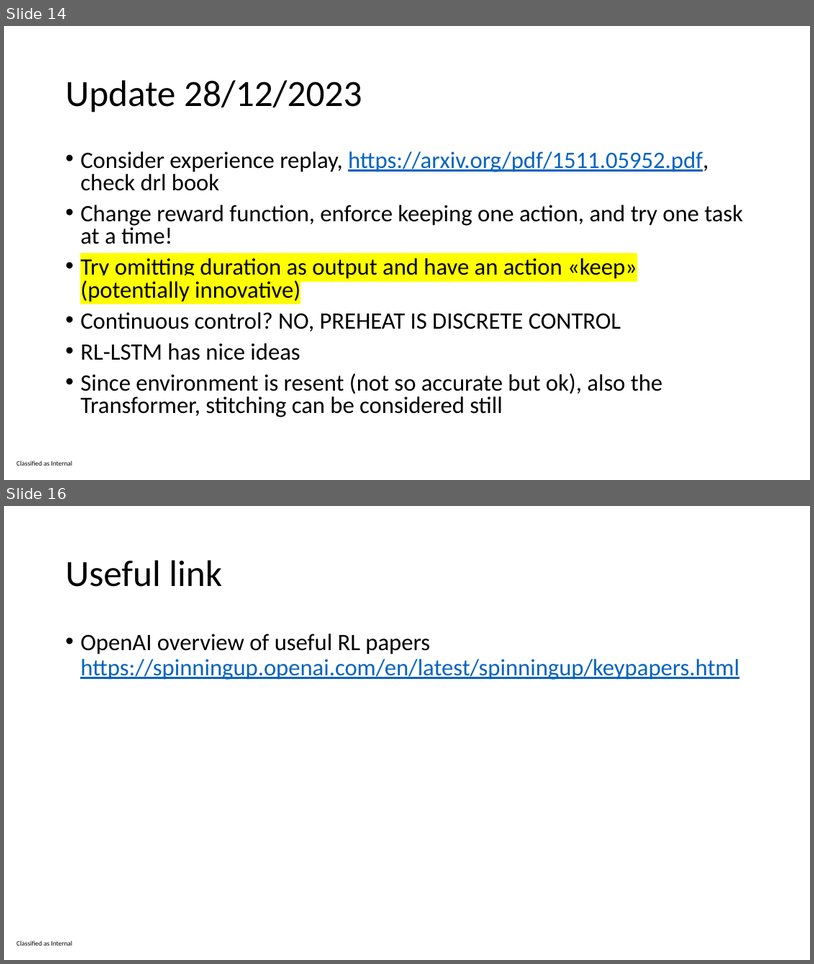
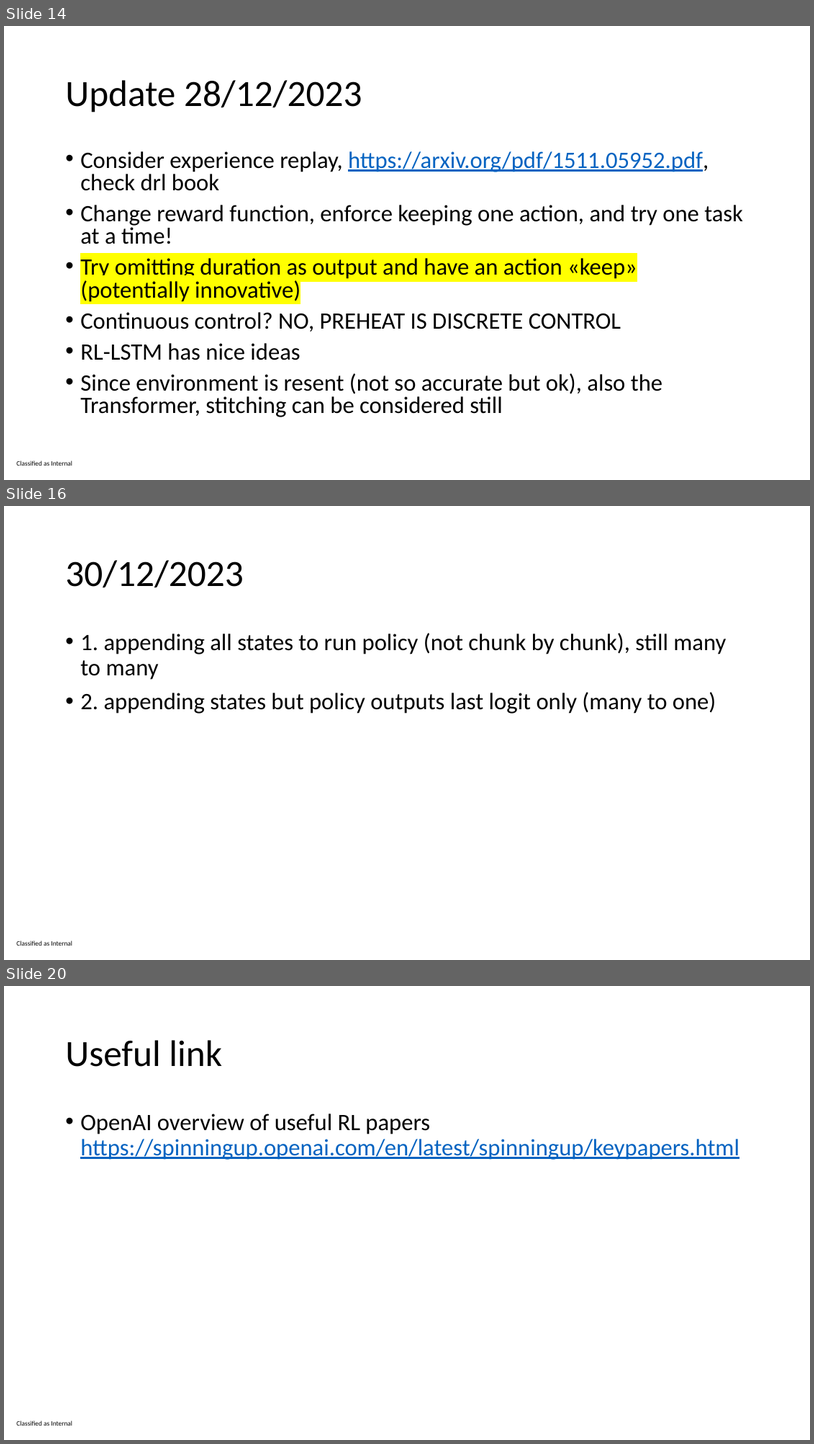
Before and after one commit to ImolaFodor/offline-rl-thesis, a slide deck: thesis proposal planning pre-heat.pptx. Shown one above the other, each under a label of ours: slides 14 and 16 before the commit, slides 14, 16 and 20 after it; the slides between them are not shown. The pictures are 814x964 and 814x1444 pixels, drawn with LibreOffice and Linux fonts; fonts in the diff are those of the drawing. Boxes give left, top, right and bottom in pixels: in the first picture for what was removed or moved away, otherwise in the second. Text is boxed around its words. In the diff, an @@ line names an element or a change of style, - is before the commit and + after.

```diff
--- a/thesis proposal planning pre-heat.pptx
+++ b/thesis proposal planning pre-heat.pptx
@@ slide 16 added at [4,506,810,960], background #FFFFFF; not listed: 1 template element that a slide beside it also shows @@
@@ title added at [65,560,244,588], 44 pt, text #000000 @@
+30/12/2023
@@ text added at [80,633,726,713], 28 pt, text #000000 @@
+• 1. appending all states to run policy (not chunk by chunk), still many to many
+• 2. appending states but policy outputs last logit only (many to one)
@@ what was slide 16 is now slide 20 @@
```
Also in this commit, not shown: 1 slide changed, 3 other slides added.
